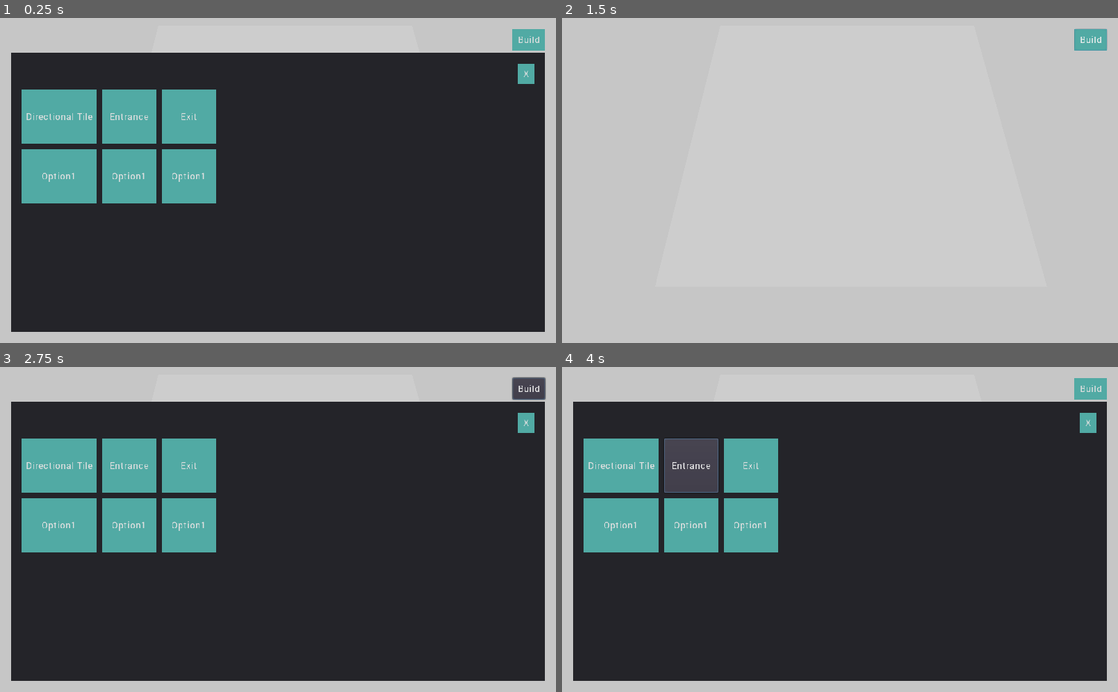
Above: before the commit, frames 1-4 (two rows, left to right).
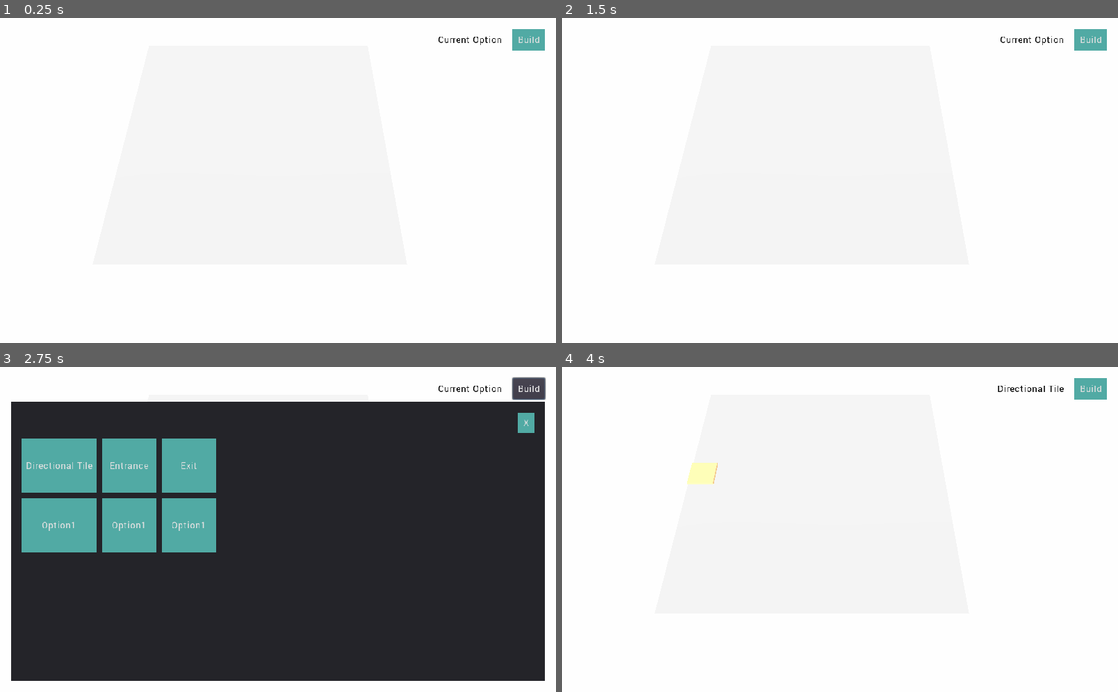
Above: after the commit, the same moments.

Repository: jamiebuckley/refactor-godot
Game: Godot game, scene res://Main.tscn
Same seed, same stepped clock (60 frames per second), same inputs: the game is played once before the commit and once after it.
Inputs (mouse positions are in pixels of both pictures, inside the frame that each line leads up to):
- Up to frame 1 (0.25 s): no input
- Up to frame 2 (1.5 s): click "Build" at 0.5 s; click (1090, 73) at 1.25 s, where only the run after the commit has a clickable "X"
- Up to frame 3 (2.75 s): click "Build" at 2 s
- Up to frame 4 (4 s): click "Directional Tile" at 2.75 s; click (689, 464) at 3.5 s, where only the run before the commit has a clickable "Entrance"

The runs differ from the first frame. In frame 1, 100% of the frame differs, in the area x 0-100%, y 0-100%; in frame 2, 100%; in frame 3, 17%; in frame 4, 100%.

Commit message:
Tidied up codebase and added entrances

Diff:
--- a/BuildModal.gd
+++ b/BuildModal.gd
@@ -1,19 +1,7 @@
 extends HBoxContainer
 
-# Declare member variables here. Examples:
-# var a = 2
-# var b = "text"
-
-# Called when the node enters the scene tree for the first time.
 func _ready():
 	pass # Replace with function body.
-
-# Called every frame. 'delta' is the elapsed time since the previous frame.
-#func _process(delta):
-#	pass
-
-func _on_BuildModalToggleButton_pressed():
-	self.visible = !self.visible
 
 
 func _on_BuildModalCloseButton_pressed():
--- a/BuildModalToggleButton.gd
+++ /dev/null
@@ -1,13 +0,0 @@
-extends Button
-
-# Declare member variables here. Examples:
-# var a = 2
-# var b = "text"
-
-# Called when the node enters the scene tree for the first time.
-func _ready():
-	pass # Replace with function body.
-
-# Called every frame. 'delta' is the elapsed time since the previous frame.
-#func _process(delta):
-#	pass
--- a/Main.gd
+++ b/Main.gd
@@ -1,14 +1,26 @@
 extends Spatial
 
-var BuildOptionType = preload("res://Scripts/BuildOption.gd").BuildOptionType
+const BuildOption = preload("res://Scripts/BuildOption.gd")
+const BuildOptionType = BuildOption.BuildOptionType
 
-var TILE_SIZE = 1
+var Maths = preload("res://Scripts/Utils/Maths.gd")
 var pickerScene = preload("res://Picker.tscn")
+const Grid = preload("res://Scripts/Grid/Grid.gd")
+
+var EntranceScene = preload("res://Prototypes/Entrance.tscn")
+var ExitScene = preload("res://Prototypes/Exit.tscn")
+var DirectionalTileScene = preload("res://Prototypes/DirectionalTile.tscn")
+var WorkerScene = preload("res://Prototypes/Worker.tscn")
+
 var picker: Spatial;
 var buildOption;
+var grid;
+
+var pulseTimer = 0.0;
 
 # Called when the node enters the scene tree for the first time.
 func _ready():
+	grid = Grid.new(10, self)
 	picker = pickerScene.instance()
 	add_child(picker)
 	for button in $UI.get_tree().get_nodes_in_group("BuildOptionButton"):
@@ -16,35 +28,67 @@
 
 func _process(delta):
 	_place_picker()
+	_handle_time(delta)
 
 func _unhandled_input(event):
 	if event is InputEventMouseButton:
-		_handleMouseClick()
+		_handle_mouse_click(event)
 
-func _handleMouseClick():
-	print_debug("Clicked")
-	pass
+func _handle_mouse_click(event: InputEventMouseButton):
+	var result = _get_world_mouse_position()
+	if result:
+		var grid_coords = grid.get_grid_coords(picker.translation.x, picker.translation.z)
+		_handle_grid_coords_click(grid_coords)
+
+func _handle_grid_coords_click(grid_coords):
+	if buildOption != null:
+		if !grid.get_blocked(grid_coords.x, grid_coords.z):
+			var instance = _get_build_option_instance()
+			instance.set_meta("build_option", buildOption)
+			instance.translation = picker.translation
+			add_child(instance)
+			grid.set_blocked(grid_coords.x, grid_coords.z, instance)
+		else:
+			print("Blocked")
+
+func _get_build_option_instance():
+	if buildOption == BuildOptionType.ENTRANCE:
+		return EntranceScene.instance()
+	elif buildOption == BuildOptionType.EXIT:
+		return ExitScene.instance()
+	elif buildOption == BuildOptionType.DIRECTIONAL_TILE:
+		return DirectionalTileScene.instance()
+	else:
+		print("Nothing here")
+
 
 func _on_build_option_button_press(button):
-	if button.name == "BOptDirectionalTileButton":
-		buildOption = BuildOptionType.DIRECTIONAL_TILE
-	elif button.name == "BOptEntranceButton":
-		buildOption = BuildOptionType.ENTRANCE
-	elif button.name == "BOptExitButton":
-		buildOption = BuildOptionType.EXIT
+	buildOption = BuildOption.get_build_option_from_button_name(button.name)
 
 func _place_picker():
-	var mousePos = get_viewport().get_mouse_position()
-	var ray_from = $Camera.project_ray_origin(mousePos)
-	var ray_to = ray_from + $Camera.project_ray_normal(mousePos) * 200
-
-	var space_state = get_world().direct_space_state
-	var result = space_state.intersect_ray(ray_from, ray_to, [], 0x7FFFFFFF, true, true)
+	var result = _get_world_mouse_position()
 	if result:
-		var position = result.position
-		var xToTile = floor(position.x / TILE_SIZE) * TILE_SIZE  + (picker.scale.x / 2)
-		var zToTile = floor(position.z / TILE_SIZE) * TILE_SIZE  + (picker.scale.z / 2)
 		picker.visible = true
-		picker.translation = Vector3(xToTile, position.y, zToTile)
+		picker.translation = Maths.get_tile_position(result.position)
 	else:
 		picker.visible = false
+
+func _get_world_mouse_position():
+	var rays = Maths.get_camera_rays(get_viewport().get_mouse_position(), $Camera)
+	var space_state = get_world().direct_space_state
+	var result = space_state.intersect_ray(rays.ray_from, rays.ray_to, [], 0x7FFFFFFF, true, true)
+	return result
+
+func _handle_time(delta):
+	pulseTimer += delta
+	if pulseTimer > 1.0:
+		# pulse
+		grid.handle_pulse()
+		pulseTimer = fmod(pulseTimer, 1.0)
+
+func add_worker(x, z):
+	var worker = WorkerScene.instance()
+	worker.translation.x = x
+	worker.translation.z = z
+	add_child(worker)
+	return worker
--- a/Main.tscn
+++ b/Main.tscn
@@ -12,10 +12,15 @@
 [sub_resource type="BoxShape" id=3]
 extents = Vector3( 0.5, 0.5, 0.1 )
 
-[sub_resource type="Environment" id=7]
-background_mode = 1
+[sub_resource type="ProceduralSky" id=4]
+ground_bottom_color = Color( 0.729412, 0.756863, 0.780392, 1 )
+
+[sub_resource type="Environment" id=5]
+background_sky = SubResource( 4 )
 background_color = Color( 0.780392, 0.780392, 0.780392, 1 )
+background_energy = 0.0
 ambient_light_color = Color( 1, 1, 1, 1 )
+ambient_light_energy = 0.9
 
 [node name="RootSpatial" type="Spatial"]
 script = ExtResource( 1 )
@@ -34,7 +39,7 @@
 shape = SubResource( 3 )
 
 [node name="Camera" type="Camera" parent="."]
-transform = Transform( 1, 0, 0, 0, 0.469562, 0.8829, 0, -0.8829, 0.469562, -0.281141, 8.88606, 6.64805 )
+transform = Transform( 1, 0, 0, 0, 0.469562, 0.8829, 0, -0.8829, 0.469562, 0.896357, 10.7456, 7.686 )
 current = true
 fov = 51.4
 
@@ -42,4 +47,7 @@
 theme = ExtResource( 3 )
 
 [node name="WorldEnvironment" type="WorldEnvironment" parent="."]
-environment = SubResource( 7 )
+environment = SubResource( 5 )
+
+[node name="DirectionalLight" type="DirectionalLight" parent="."]
+transform = Transform( 1, 0, 0, 0, 0.801916, 0.597437, 0, -0.597437, 0.801916, 0, 7.70198, 0 )
--- /dev/null
+++ b/Prototypes/DirectionalTile.tscn
@@ -0,0 +1,14 @@
+[gd_scene load_steps=3 format=2]
+
+[sub_resource type="CubeMesh" id=1]
+size = Vector3( 1, 1, 1 )
+
+[sub_resource type="SpatialMaterial" id=2]
+albedo_color = Color( 1, 0.835294, 0.6, 1 )
+
+[node name="Spatial" type="Spatial"]
+
+[node name="MeshInstance" type="MeshInstance" parent="."]
+transform = Transform( 1, 0, 0, 0, 0.1, 0, 0, 0, 1, 0, 0.05, 0 )
+mesh = SubResource( 1 )
+material/0 = SubResource( 2 )
--- /dev/null
+++ b/Prototypes/Entrance.tscn
@@ -0,0 +1,14 @@
+[gd_scene load_steps=3 format=2]
+
+[sub_resource type="CubeMesh" id=1]
+size = Vector3( 1, 1, 1 )
+
+[sub_resource type="SpatialMaterial" id=2]
+albedo_color = Color( 0.454902, 1, 0.564706, 1 )
+
+[node name="Spatial" type="Spatial"]
+
+[node name="MeshInstance" type="MeshInstance" parent="."]
+transform = Transform( 1, 0, 0, 0, 1, 0, 0, 0, 1, 0, 0.5, 0 )
+mesh = SubResource( 1 )
+material/0 = SubResource( 2 )
--- /dev/null
+++ b/Prototypes/Exit.tscn
@@ -0,0 +1,14 @@
+[gd_scene load_steps=3 format=2]
+
+[sub_resource type="CubeMesh" id=1]
+size = Vector3( 1, 1, 1 )
+
+[sub_resource type="SpatialMaterial" id=2]
+albedo_color = Color( 1, 0.454902, 0.454902, 1 )
+
+[node name="Spatial" type="Spatial"]
+
+[node name="MeshInstance" type="MeshInstance" parent="."]
+transform = Transform( 1, 0, 0, 0, 1, 0, 0, 0, 1, 0, 0.5, 0 )
+mesh = SubResource( 1 )
+material/0 = SubResource( 2 )
--- /dev/null
+++ b/Prototypes/Worker.tscn
@@ -0,0 +1,14 @@
+[gd_scene load_steps=3 format=2]
+
+[sub_resource type="CubeMesh" id=1]
+size = Vector3( 1, 1, 1 )
+
+[sub_resource type="SpatialMaterial" id=2]
+albedo_color = Color( 0.203922, 0.576471, 0.8, 1 )
+
+[node name="Spatial" type="Spatial"]
+
+[node name="MeshInstance" type="MeshInstance" parent="."]
+transform = Transform( 0.5, 0, 0, 0, 0.5, 0, 0, 0, 0.5, 0, 0.25, 0 )
+mesh = SubResource( 1 )
+material/0 = SubResource( 2 )
--- a/Scripts/BuildOption.gd
+++ b/Scripts/BuildOption.gd
@@ -3,3 +3,13 @@
 	ENTRANCE,
 	EXIT
 }
+
+static func get_build_option_from_button_name(name):
+	if name == "BOptDirectionalTileButton":
+		return BuildOptionType.DIRECTIONAL_TILE
+	elif name == "BOptEntranceButton":
+		return BuildOptionType.ENTRANCE
+	elif name == "BOptExitButton":
+		return BuildOptionType.EXIT
+	else:
+		print("Could not convert " + name + " to build option")
--- /dev/null
+++ b/Scripts/Grid/Grid.gd
@@ -0,0 +1,58 @@
+const Maths = preload("res://Scripts/Utils/Maths.gd")
+const BuildOptionType = preload("res://Scripts/BuildOption.gd").BuildOptionType
+
+class GridTile:
+	var is_blocked = false
+	var instance
+
+var size = 0
+var main
+var grid = []
+
+func _init(size, main):
+	self.size = size
+	self.main = main
+	grid.resize(size * size)
+	for x in range(0, size):
+		for z in range(0, size):
+			grid[x * size + z] = GridTile.new()
+
+func get_blocked(x, z):
+	return grid[x * size + z].is_blocked
+
+func set_blocked(x, z, instance):
+	var index = x * size + z
+	grid[index].is_blocked = true
+	grid[index].instance = instance
+
+func get_grid_coords(worldX, worldZ):
+	var offsetWorldX = worldX + (size * Maths.TILE_SIZE) / 2;
+	var offsetWorldZ = worldZ + (size * Maths.TILE_SIZE) / 2;
+	return {
+		x = floor(offsetWorldX / Maths.TILE_SIZE),
+		z = floor(offsetWorldZ / Maths.TILE_SIZE)
+	}
+
+func get_world_coords(gridX, gridZ):
+	return {
+		x = (gridX * Maths.TILE_SIZE) - (size * Maths.TILE_SIZE) / 2 + (Maths.TILE_SIZE / 2),
+		z = (gridZ * Maths.TILE_SIZE) - (size * Maths.TILE_SIZE) / 2 + (Maths.TILE_SIZE / 2)
+	}
+
+func handle_pulse():
+	for x in range(0, size):
+		for z in range(0, size):
+			handle_tile_pulse(x, z)
+
+func handle_tile_pulse(x, z):
+	var grid_tile = grid[x * size + z]
+	if !grid_tile.instance:
+		return
+
+	var instance = grid_tile.instance
+	if !instance.has_meta("build_option"):
+		return
+
+	if instance.get_meta("build_option") == BuildOptionType.ENTRANCE:
+		var workerWorldCoords = get_world_coords(x + 1, z)
+		main.add_worker(workerWorldCoords.x, workerWorldCoords.z)
--- /dev/null
+++ b/Scripts/UI/ModalToggleButton.gd
@@ -0,0 +1,14 @@
+extends Button
+
+export(NodePath) var modal_path
+
+var modal: Node
+
+# Called when the node enters the scene tree for the first time.
+func _ready():
+    connect("pressed", self, "_on_pressed")
+    modal = get_node(modal_path)
+
+
+func _on_pressed():
+    modal.visible = !modal.visible
--- /dev/null
+++ b/Scripts/UI/UI.gd
@@ -0,0 +1,17 @@
+extends MarginContainer
+
+var current_option_label: Label
+
+var build_modal: HBoxContainer
+
+
+func _ready():
+	current_option_label = get_node("TopBar/TopBarHBar/CurrentOptionLabel")
+	build_modal = get_node("TopBar/BuildModal")
+	for button in get_tree().get_nodes_in_group("BuildOptionButton"):
+		button.connect("pressed", self, "_on_build_option_button_press", [button])
+
+func _on_build_option_button_press(button):
+	var button_name = button.text
+	current_option_label.text = button_name
+	build_modal.visible = false
--- /dev/null
+++ b/Scripts/Utils/Maths.gd
@@ -0,0 +1,14 @@
+const TILE_SIZE = 1.0
+
+static func get_camera_rays(mouse_position, camera):
+    var ray_from = camera.project_ray_origin(mouse_position)
+    var ray_to = ray_from + camera.project_ray_normal(mouse_position) * 200
+    return {
+        ray_from = ray_from,
+        ray_to = ray_to
+    }
+
+static func get_tile_position(position):
+    var xToTile = floor(position.x / TILE_SIZE) * TILE_SIZE  + (TILE_SIZE / 2)
+    var zToTile = floor(position.z / TILE_SIZE) * TILE_SIZE  + (TILE_SIZE / 2)
+    return Vector3(xToTile, 0, zToTile)
--- a/UI.tscn
+++ b/UI.tscn
@@ -1,13 +1,14 @@
-[gd_scene load_steps=5 format=2]
+[gd_scene load_steps=6 format=2]
 
-[ext_resource path="res://BuildModalToggleButton.gd" type="Script" id=1]
-[ext_resource path="res://BuildModal.gd" type="Script" id=2]
+[ext_resource path="res://Scripts/UI/UI.gd" type="Script" id=1]
+[ext_resource path="res://Scripts/UI/ModalToggleButton.gd" type="Script" id=2]
+[ext_resource path="res://BuildModal.gd" type="Script" id=3]
 
 [sub_resource type="Theme" id=1]
 
 [sub_resource type="Theme" id=2]
 
-[node name="MarginContainer" type="MarginContainer"]
+[node name="MainContainer" type="MarginContainer"]
 anchor_right = 1.0
 anchor_bottom = 1.0
 mouse_filter = 2
@@ -16,21 +17,31 @@
 custom_constants/margin_top = 20
 custom_constants/margin_left = 20
 custom_constants/margin_bottom = 20
+script = ExtResource( 1 )
 
-[node name="VBoxContainer" type="VBoxContainer" parent="."]
+[node name="TopBar" type="VBoxContainer" parent="."]
 margin_left = 20.0
 margin_top = 20.0
 margin_right = 1004.0
 margin_bottom = 580.0
 mouse_filter = 2
 
-[node name="HBoxContainer" type="HBoxContainer" parent="VBoxContainer"]
+[node name="TopBarHBar" type="HBoxContainer" parent="TopBar"]
 editor/display_folded = true
 margin_right = 984.0
 margin_bottom = 40.0
+custom_constants/separation = 20
 alignment = 2
 
-[node name="BuildModalToggleButton" type="Button" parent="VBoxContainer/HBoxContainer"]
+[node name="CurrentOptionLabel" type="Label" parent="TopBar/TopBarHBar"]
+margin_left = 809.0
+margin_top = 13.0
+margin_right = 904.0
+margin_bottom = 27.0
+custom_colors/font_color = Color( 0, 0, 0, 1 )
+text = "Current Option"
+
+[node name="BuildModalToggleButton" type="Button" parent="TopBar/TopBarHBar"]
 margin_left = 924.0
 margin_right = 984.0
 margin_bottom = 40.0
@@ -38,24 +49,26 @@
 size_flags_stretch_ratio = 0.0
 theme = SubResource( 1 )
 text = "Build"
-script = ExtResource( 1 )
+script = ExtResource( 2 )
+modal_path = NodePath("../../BuildModal")
 
-[node name="BuildModal" type="HBoxContainer" parent="VBoxContainer"]
+[node name="BuildModal" type="HBoxContainer" parent="TopBar"]
+visible = false
 margin_top = 44.0
 margin_right = 984.0
 margin_bottom = 560.0
 size_flags_horizontal = 3
 size_flags_vertical = 3
-script = ExtResource( 2 )
+script = ExtResource( 3 )
 
-[node name="Panel" type="Panel" parent="VBoxContainer/BuildModal"]
+[node name="Panel" type="Panel" parent="TopBar/BuildModal"]
 margin_right = 984.0
 margin_bottom = 516.0
 size_flags_horizontal = 3
 size_flags_vertical = 3
 theme = SubResource( 2 )
 
-[node name="MarginContainer" type="MarginContainer" parent="VBoxContainer/BuildModal/Panel"]
+[node name="MarginContainer" type="MarginContainer" parent="TopBar/BuildModal/Panel"]
 anchor_right = 1.0
 anchor_bottom = 1.0
 size_flags_horizontal = 3
@@ -64,27 +77,29 @@
 custom_constants/margin_left = 20
 custom_constants/margin_bottom = 20
 
-[node name="VBoxContainer" type="VBoxContainer" parent="VBoxContainer/BuildModal/Panel/MarginContainer"]
+[node name="VBoxContainer" type="VBoxContainer" parent="TopBar/BuildModal/Panel/MarginContainer"]
 margin_left = 20.0
 margin_top = 20.0
 margin_right = 964.0
 margin_bottom = 496.0
 custom_constants/separation = 10
 
-[node name="HBoxContainer" type="HBoxContainer" parent="VBoxContainer/BuildModal/Panel/MarginContainer/VBoxContainer"]
+[node name="HBoxContainer" type="HBoxContainer" parent="TopBar/BuildModal/Panel/MarginContainer/VBoxContainer"]
+editor/display_folded = true
 margin_right = 944.0
 margin_bottom = 30.0
 size_flags_horizontal = 3
 alignment = 2
 
-[node name="BuildModalCloseButton" type="Button" parent="VBoxContainer/BuildModal/Panel/MarginContainer/VBoxContainer/HBoxContainer"]
+[node name="BuildModalCloseButton" type="Button" parent="TopBar/BuildModal/Panel/MarginContainer/VBoxContainer/HBoxContainer"]
 margin_left = 914.0
 margin_right = 944.0
 margin_bottom = 30.0
 rect_min_size = Vector2( 30, 30 )
 text = "X"
 
-[node name="GridContainer" type="GridContainer" parent="VBoxContainer/BuildModal/Panel/MarginContainer/VBoxContainer"]
+[node name="GridContainer" type="GridContainer" parent="TopBar/BuildModal/Panel/MarginContainer/VBoxContainer"]
+editor/display_folded = true
 margin_top = 40.0
 margin_right = 944.0
 margin_bottom = 476.0
@@ -94,7 +109,7 @@
 custom_constants/hseparation = 10
 columns = 3
 
-[node name="BOptDirectionalTileButton" type="Button" parent="VBoxContainer/BuildModal/Panel/MarginContainer/VBoxContainer/GridContainer" groups=[
+[node name="BOptDirectionalTileButton" type="Button" parent="TopBar/BuildModal/Panel/MarginContainer/VBoxContainer/GridContainer" groups=[
 "BuildOptionButton",
 ]]
 margin_right = 109.0
@@ -102,7 +117,7 @@
 rect_min_size = Vector2( 100, 100 )
 text = "Directional Tile"
 
-[node name="BOptEntranceButton" type="Button" parent="VBoxContainer/BuildModal/Panel/MarginContainer/VBoxContainer/GridContainer" groups=[
+[node name="BOptEntranceButton" type="Button" parent="TopBar/BuildModal/Panel/MarginContainer/VBoxContainer/GridContainer" groups=[
 "BuildOptionButton",
 ]]
 margin_left = 119.0
@@ -111,7 +126,7 @@
 rect_min_size = Vector2( 100, 100 )
 text = "Entrance"
 
-[node name="BOptExitButton" type="Button" parent="VBoxContainer/BuildModal/Panel/MarginContainer/VBoxContainer/GridContainer" groups=[
+[node name="BOptExitButton" type="Button" parent="TopBar/BuildModal/Panel/MarginContainer/VBoxContainer/GridContainer" groups=[
 "BuildOptionButton",
 ]]
 margin_left = 229.0
@@ -120,7 +135,7 @@
 rect_min_size = Vector2( 100, 100 )
 text = "Exit"
 
-[node name="Button6" type="Button" parent="VBoxContainer/BuildModal/Panel/MarginContainer/VBoxContainer/GridContainer" groups=[
+[node name="Button6" type="Button" parent="TopBar/BuildModal/Panel/MarginContainer/VBoxContainer/GridContainer" groups=[
 "BuildOptionButton",
 ]]
 margin_top = 110.0
@@ -129,7 +144,7 @@
 rect_min_size = Vector2( 100, 100 )
 text = "Option1"
 
-[node name="Button3" type="Button" parent="VBoxContainer/BuildModal/Panel/MarginContainer/VBoxContainer/GridContainer" groups=[
+[node name="Button3" type="Button" parent="TopBar/BuildModal/Panel/MarginContainer/VBoxContainer/GridContainer" groups=[
 "BuildOptionButton",
 ]]
 margin_left = 119.0
@@ -139,7 +154,7 @@
 rect_min_size = Vector2( 100, 100 )
 text = "Option1"
 
-[node name="Button5" type="Button" parent="VBoxContainer/BuildModal/Panel/MarginContainer/VBoxContainer/GridContainer" groups=[
+[node name="Button5" type="Button" parent="TopBar/BuildModal/Panel/MarginContainer/VBoxContainer/GridContainer" groups=[
 "BuildOptionButton",
 ]]
 margin_left = 229.0
@@ -148,5 +163,4 @@
 margin_bottom = 210.0
 rect_min_size = Vector2( 100, 100 )
 text = "Option1"
-[connection signal="pressed" from="VBoxContainer/HBoxContainer/BuildModalToggleButton" to="VBoxContainer/BuildModal" method="_on_BuildModalToggleButton_pressed"]
-[connection signal="pressed" from="VBoxContainer/BuildModal/Panel/MarginContainer/VBoxContainer/HBoxContainer/BuildModalCloseButton" to="VBoxContainer/BuildModal" method="_on_BuildModalCloseButton_pressed"]
+[connection signal="pressed" from="TopBar/BuildModal/Panel/MarginContainer/VBoxContainer/HBoxContainer/BuildModalCloseButton" to="TopBar/BuildModal" method="_on_BuildModalCloseButton_pressed"]
Not shown: 1 places in Main.tscn that only renumber resources
